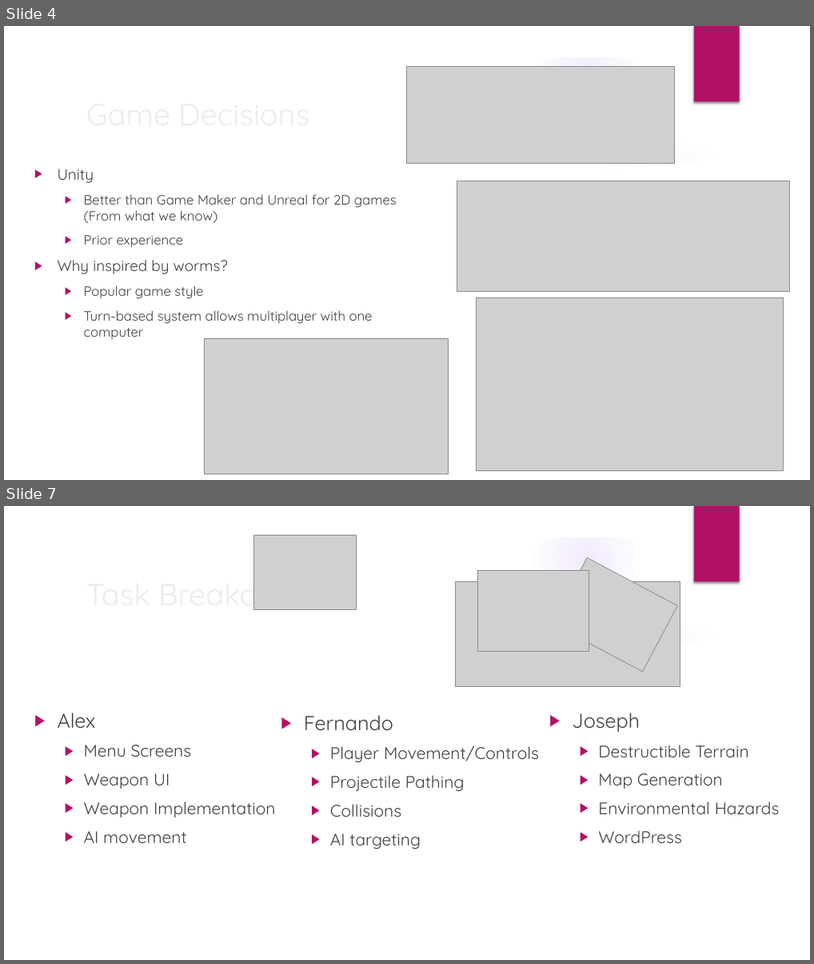
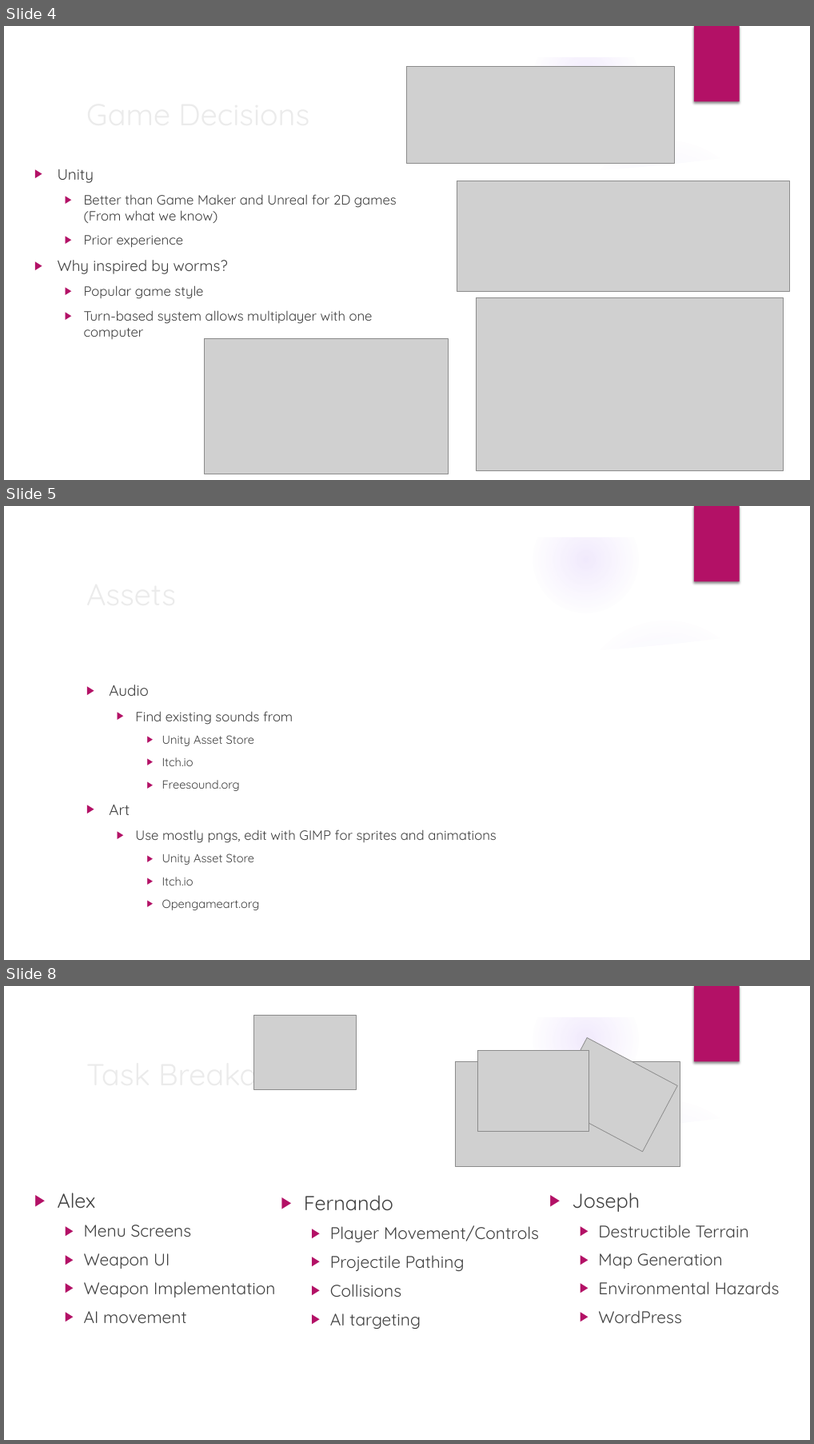
Before and after one commit to trevinofernando/2D-Tactical-Game, a slide deck: Game Proposal.pptx. Shown one above the other, each under a label of ours: slides 4 and 7 before the commit, slides 4, 5 and 8 after it; the slides between them are not shown. The pictures are 814x964 and 814x1444 pixels, drawn with LibreOffice and Linux fonts; fonts in the diff are those of the drawing; grey boxes stand for pictures; background and template pictures are left out. Boxes give left, top, right and bottom in pixels: in the first picture for what was removed or moved away, otherwise in the second. Text is boxed around its words. In the diff, an @@ line names an element or a change of style, - is before the commit and + after.

```diff
--- a/Game Proposal.pptx
+++ b/Game Proposal.pptx
@@ slide 5 added at (4, 506, 810, 960), background picture (left out); not listed: 9 template elements that a slide beside it also shows @@
@@ title added at (80, 570, 660, 616), 36 pt, text #EBEBEB @@
+Assets
@@ text added at (109, 684, 497, 910), 14 pt, text #404040 @@
+▶ Audio
+  ▶ Find existing sounds from
+    ▶ Unity Asset Store
+    ▶ Itch.io
+    ▶ Freesound.org
+▶ Art
+  ▶ Use mostly pngs, edit with GIMP for sprites and animations
+    ▶ Unity Asset Store
+    ▶ Itch.io
+    ▶ Opengameart.org
@@ what was slide 7 is now slide 8 @@
```
Also in this commit, not shown: 2 other slides added, 2 slides removed.
